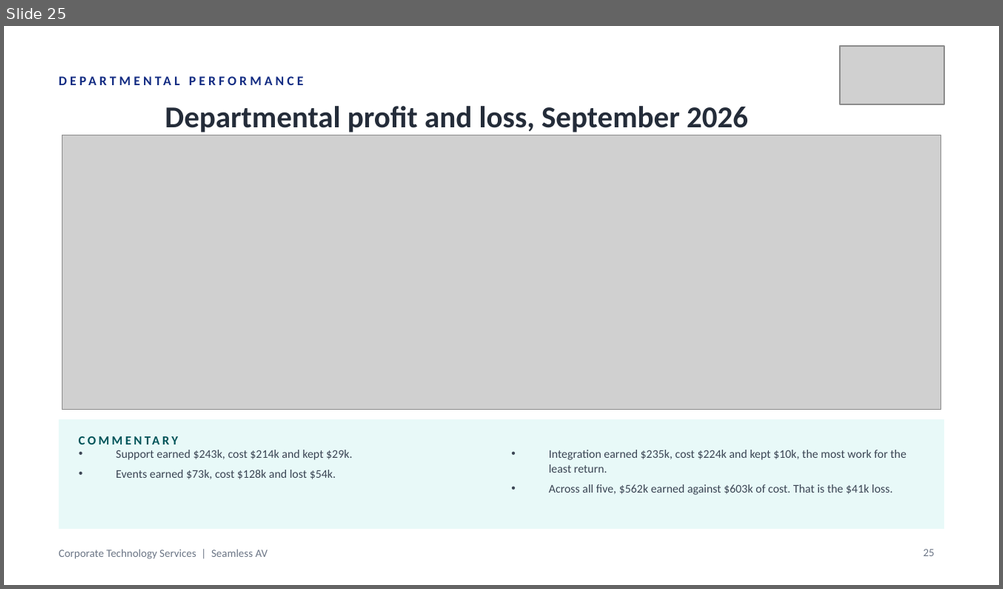
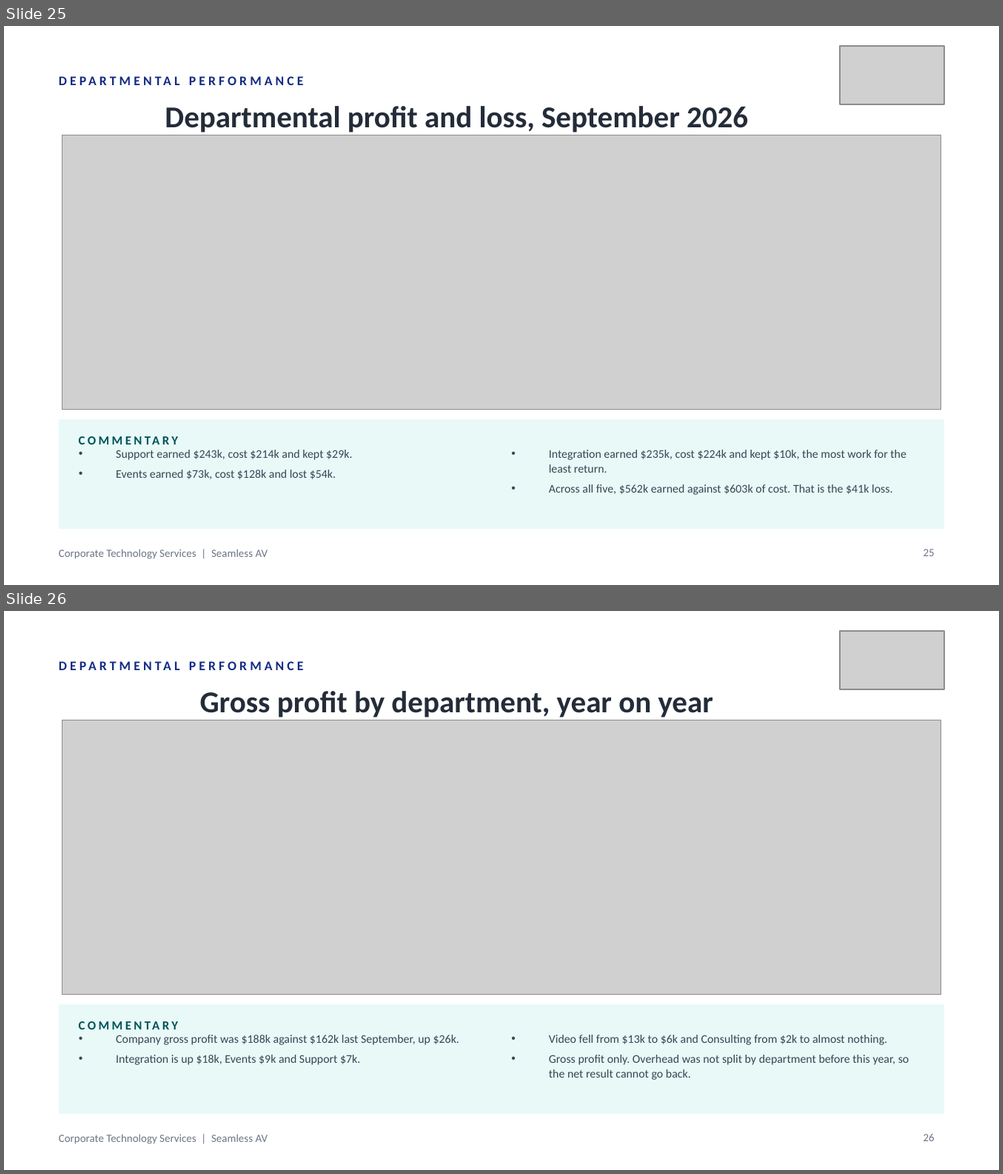
Before and after one commit to WesleyNelson-O33/Claude, a slide deck: deck/CTS Monthly Business Review - 30092026.pptx. Shown one above the other, each under a label of ours: slide 25 before the commit, slides 25 and 26 after it. The pictures are 1003x589 and 1003x1174 pixels, drawn with LibreOffice and Linux fonts; fonts in the diff are those of the drawing; grey boxes stand for pictures. Boxes give left, top, right and bottom in pixels: in the first picture for what was removed or moved away, otherwise in the second. Text is boxed around its words. In the diff, an @@ line names an element or a change of style, - is before the commit and + after.

```diff
--- a/deck/CTS Monthly Business Review - 30092026.pptx
+++ b/deck/CTS Monthly Business Review - 30092026.pptx
@@ slide 26 added at <box>4,611,999,1170</box>, background #FFFFFF; not listed: 1 template element that a slide beside it also shows @@
@@ picture added at <box>839,631,944,689</box> @@
@@ text added at <box>59,651,755,681</box>, 9.5 pt, text #122B82, bold @@
+DEPARTMENTAL PERFORMANCE
@@ text added at <box>200,691,713,718</box>, 22 pt, text #242C39, bold @@
+Gross profit by department, year on year
@@ picture added at <box>62,721,941,995</box> @@
@@ rectangle added at <box>59,1005,944,1114</box>, fill #E8F9F8 @@
@@ text added at <box>79,1013,377,1038</box>, 9 pt, text #005358, bold @@
+COMMENTARY
@@ text added at <box>116,1035,459,1065</box>, 8.5 pt, text #3A4453 @@
+• Company gross profit was $188k against $162k last September, up $26k.
+• Integration is up $18k, Events $9k and Support $7k.
@@ text added at <box>549,1035,909,1080</box>, 8.5 pt, text #3A4453 @@
+• Video fell from $13k to $6k and Consulting from $2k to almost nothing.
+• Gross profit only. Overhead was not split by department before this year, so the net result cannot go back.
@@ page number added at <box>923,1134,934,1142</box>, 8 pt, text #6B7585 @@
+26
```
Also in this commit, not shown: 10 other files.
